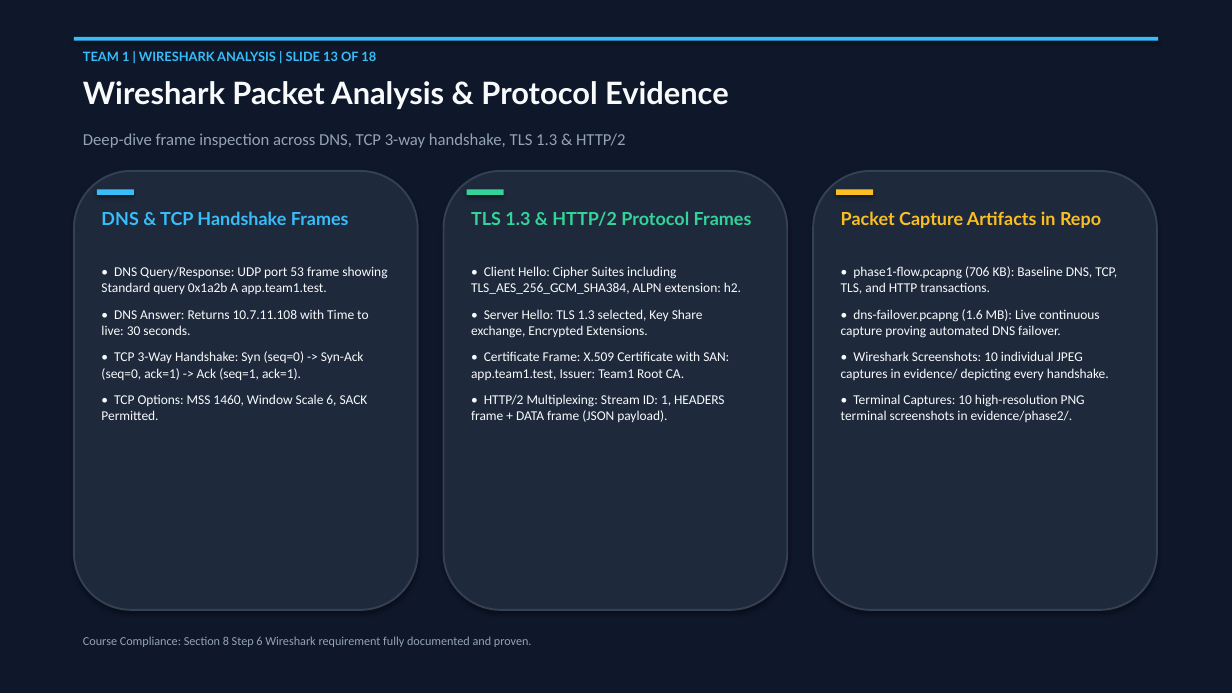
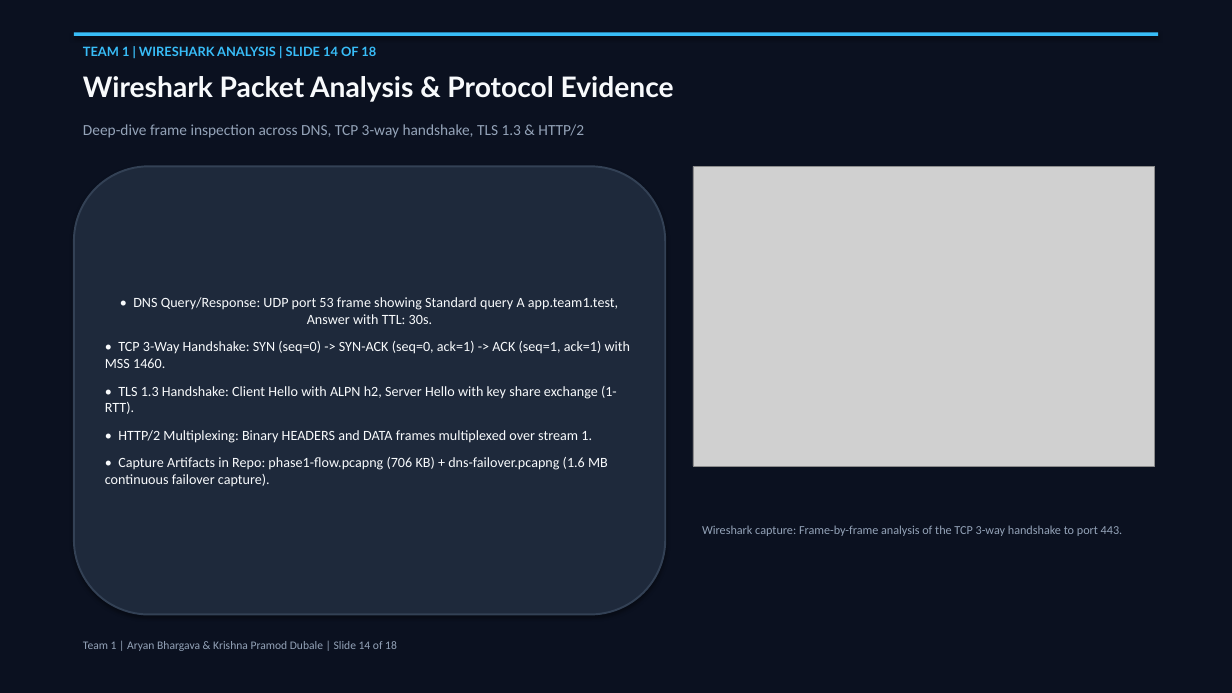
Before and after one commit to sanath-2512/Computer_Network, a slide deck: slide 14 of docs/Phase2_Final_Presentation_Team1.pptx (slide 13 before the commit). Drawn at 1232x693 pixels with LibreOffice and Linux fonts; fonts in the diff are those of the drawing; grey boxes stand for pictures. Boxes give left, top, right and bottom in pixels: in the first picture for what was removed or moved away, otherwise in the second. Text is boxed around its words. In the diff, an @@ line names an element or a change of style, - is before the commit and + after.

Commit message:
docs: rebuild presentation in 16:9 widescreen with embedded evidence screenshots

```diff
--- a/docs/Phase2_Final_Presentation_Team1.pptx
+++ b/docs/Phase2_Final_Presentation_Team1.pptx
@@ rectangle at bbox=[0, 0, 1232, 693]: fill #0F172A to #0B1120; outline #0F172A 0.75 pt to #0B1120 0.75 pt @@
@@ rectangle: place and size @@
-rectangle at bbox=[74, 37, 1158, 41]
+rectangle at bbox=[74, 32, 1158, 36]
@@ text at bbox=[83, 46, 376, 56]: text changed @@
-TEAM 1 | WIRESHARK ANALYSIS | SLIDE 13 OF 18
+TEAM 1 | WIRESHARK ANALYSIS | SLIDE 14 OF 18
@@ text "Wireshark Packet Analysis & Protocol ..." at bbox=[83, 76, 674, 102]: size 24 to 22 pt @@
@@ text "Deep-dive frame inspection across DNS, ...": place and size @@
-text "Deep-dive frame inspection across DNS, ..." at bbox=[83, 133, 625, 148]
+text "Deep-dive frame inspection across DNS, ..." at bbox=[83, 124, 584, 138]
@@ text "Deep-dive frame inspection across DNS, ..." at bbox=[83, 124, 584, 138]: size 13 to 12 pt @@
@@ rounded rectangle removed at bbox=[74, 171, 418, 610] @@
@@ rounded rectangle added at bbox=[74, 166, 665, 615], fill #1E293B, outline #334155 1.5 pt, 11 pt, text #F8FAFC @@
+• DNS Query/Response: UDP port 53 frame showing Standard query A app.team1.test, Answer with TTL: 30s.
+• TCP 3-Way Handshake: SYN (seq=0) -> SYN-ACK (seq=0, ack=1) -> ACK (seq=1, ack=1) with MSS 1460.
+• TLS 1.3 Handshake: Client Hello with ALPN h2, Server Hello with key share exchange (1-RTT).
+• HTTP/2 Multiplexing: Binary HEADERS and DATA frames multiplexed over stream 1.
+• Capture Artifacts in Repo: phase1-flow.pcapng (706 KB) + dns-failover.pcapng (1.6 MB continuous failover capture).
@@ rounded rectangle removed at bbox=[444, 171, 787, 610] @@
@@ picture added at bbox=[693, 166, 1155, 467] @@
@@ rounded rectangle removed at bbox=[813, 171, 1157, 610] @@
@@ rectangle removed at bbox=[97, 189, 134, 195] @@
@@ rectangle removed at bbox=[467, 189, 504, 195] @@
@@ rectangle removed at bbox=[836, 189, 873, 195] @@
@@ text removed at bbox=[101, 211, 349, 225] @@
-DNS & TCP Handshake Frames
@@ text removed at bbox=[471, 211, 752, 226] @@
-TLS 1.3 & HTTP/2 Protocol Frames
@@ text removed at bbox=[841, 211, 1101, 228] @@
-Packet Capture Artifacts in Repo
@@ text removed at bbox=[101, 266, 387, 420] @@
-• DNS Query/Response: UDP port 53 frame showing Standard query 0x1a2b A app.team1.test.
-• DNS Answer: Returns 10.7.11.108 with Time to live: 30 seconds.
-• TCP 3-Way Handshake: Syn (seq=0) -> Syn-Ack (seq=0, ack=1) -> Ack (seq=1, ack=1).
-• TCP Options: MSS 1460, Window Scale 6, SACK Permitted.
@@ text removed at bbox=[471, 266, 741, 422] @@
-• Client Hello: Cipher Suites including TLS_AES_256_GCM_SHA384, ALPN extension: h2.
-• Server Hello: TLS 1.3 selected, Key Share exchange, Encrypted Extensions.
-• Certificate Frame: X.509 Certificate with SAN: app.team1.test, Issuer: Team1 Root CA.
-• HTTP/2 Multiplexing: Stream ID: 1, HEADERS frame + DATA frame (JSON payload).
@@ text removed at bbox=[841, 266, 1117, 422] @@
-• phase1-flow.pcapng (706 KB): Baseline DNS, TCP, TLS, and HTTP transactions.
-• dns-failover.pcapng (1.6 MB): Live continuous capture proving automated DNS failover.
-• Wireshark Screenshots: 10 individual JPEG captures in evidence/ depicting every handshake.
-• Terminal Captures: 10 high-resolution PNG terminal screenshots in evidence/phase2/.
@@ text added at bbox=[702, 525, 1123, 536], 9.5 pt, text #94A3B8 @@
+Wireshark capture: Frame-by-frame analysis of the TCP 3-way handshake to port 443.
@@ text removed at bbox=[83, 636, 532, 647] @@
-Course Compliance: Section 8 Step 6 Wireshark requirement fully documented and proven.
@@ text added at bbox=[83, 641, 397, 651], 9 pt, text #94A3B8 @@
+Team 1 | Aryan Bhargava & Krishna Pramod Dubale | Slide 14 of 18
```
Also in this commit, not shown: 11 other slides changed, 6 slides added, 6 slides removed, 3 other files.
